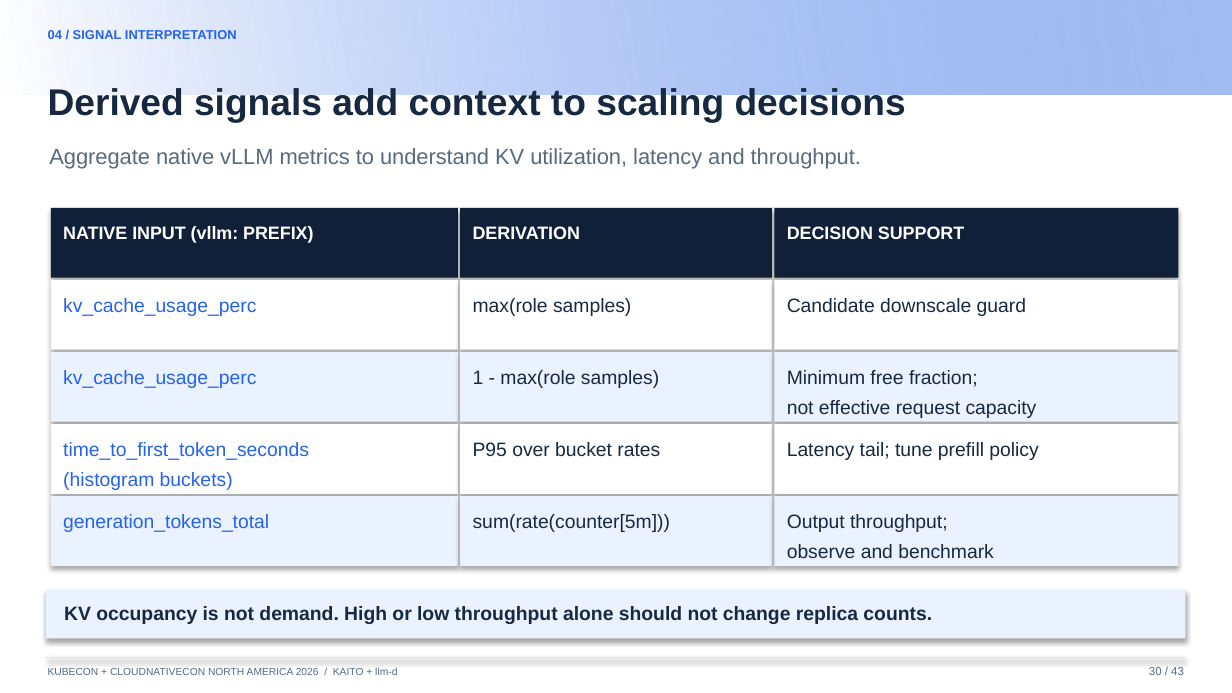
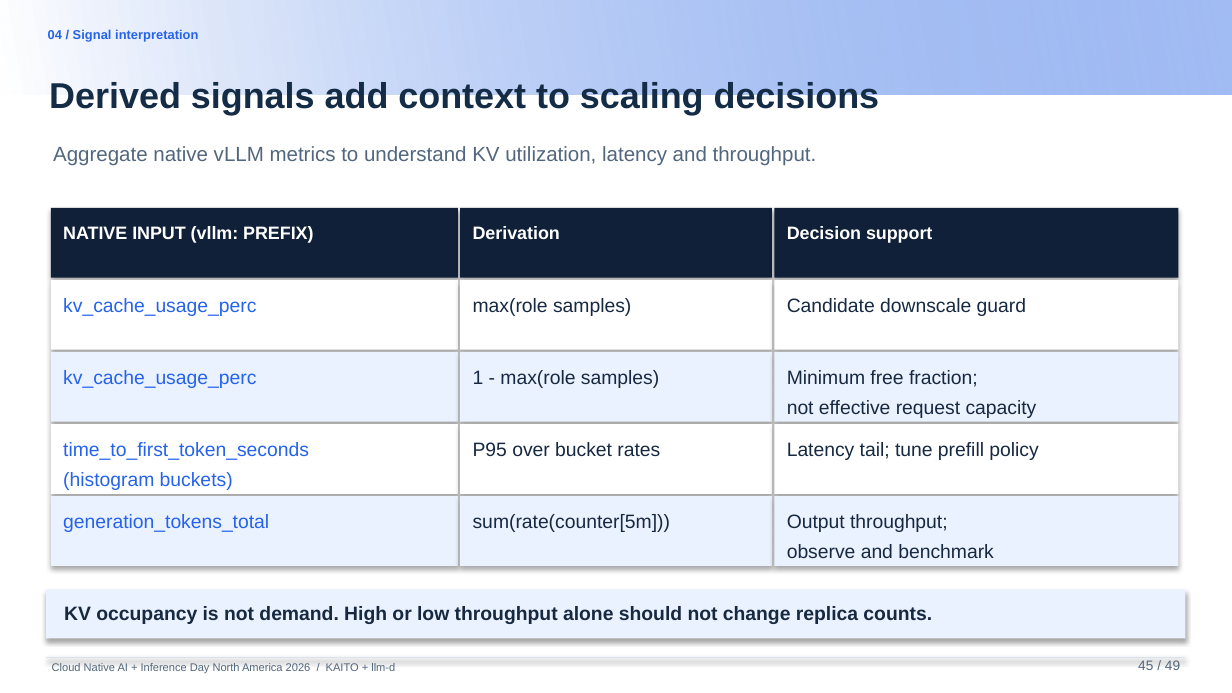
Before and after one commit to andyzhangx/demo, a slide deck: slide 45 of llm/pd-disaggregation/kubecon-na-2026-pd-disaggregation-kaito-llmd.pptx. Drawn at 1232x693 pixels with LibreOffice and Linux fonts; fonts in the diff are those of the drawing; background and template pictures are left out. Boxes give left, top, right and bottom in pixels: in the first picture for what was removed or moved away, otherwise in the second. Text is boxed around its words. In the diff, an @@ line names an element or a change of style, - is before the commit and + after.

```diff
--- a/llm/pd-disaggregation/kubecon-na-2026-pd-disaggregation-kaito-llmd.pptx
+++ b/llm/pd-disaggregation/kubecon-na-2026-pd-disaggregation-kaito-llmd.pptx
@@ text at (48,29,198,42): text changed @@
-04 / SIGNAL INTERPRETATION
+04 / Signal interpretation
@@ text "Derived signals add context to ..." at (49,82,880,115): size 21.8 to 21 pt, text colour #172941 to #142C46 @@
@@ text "Aggregate native vLLM metrics to ..." at (53,146,817,166): size 12.8 to 12 pt, text colour #586A80 to #52677D @@
@@ text at (473,226,560,239): text changed @@
-DERIVATION
+Derivation
@@ text at (787,226,932,243): text changed @@
-DECISION SUPPORT
+Decision support
@@ text at (52,663,395,673): text changed; size 6 to 6.5 pt; text colour #586A80 to #52677D @@
-KUBECON + CLOUDNATIVECON NORTH AMERICA 2026 / KAITO + llm-d
+Cloud Native AI + Inference Day North America 2026 / KAITO + llm-d
@@ text added at (1138,660,1180,670), 8 pt, text #52677D @@
+45 / 49
@@ text removed at (1149,667,1184,675) @@
-30 / 43
```
Also in this commit, not shown: 40 other slides changed, 7 slides added, 7 slides removed.
